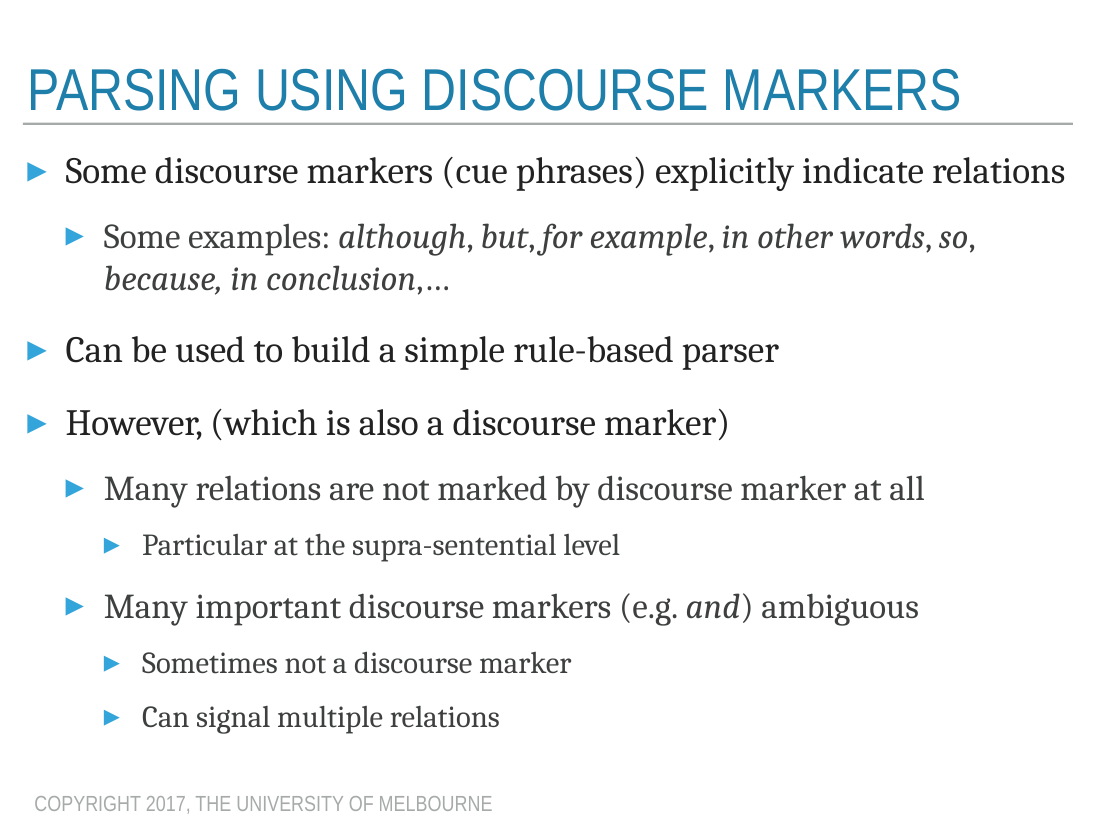
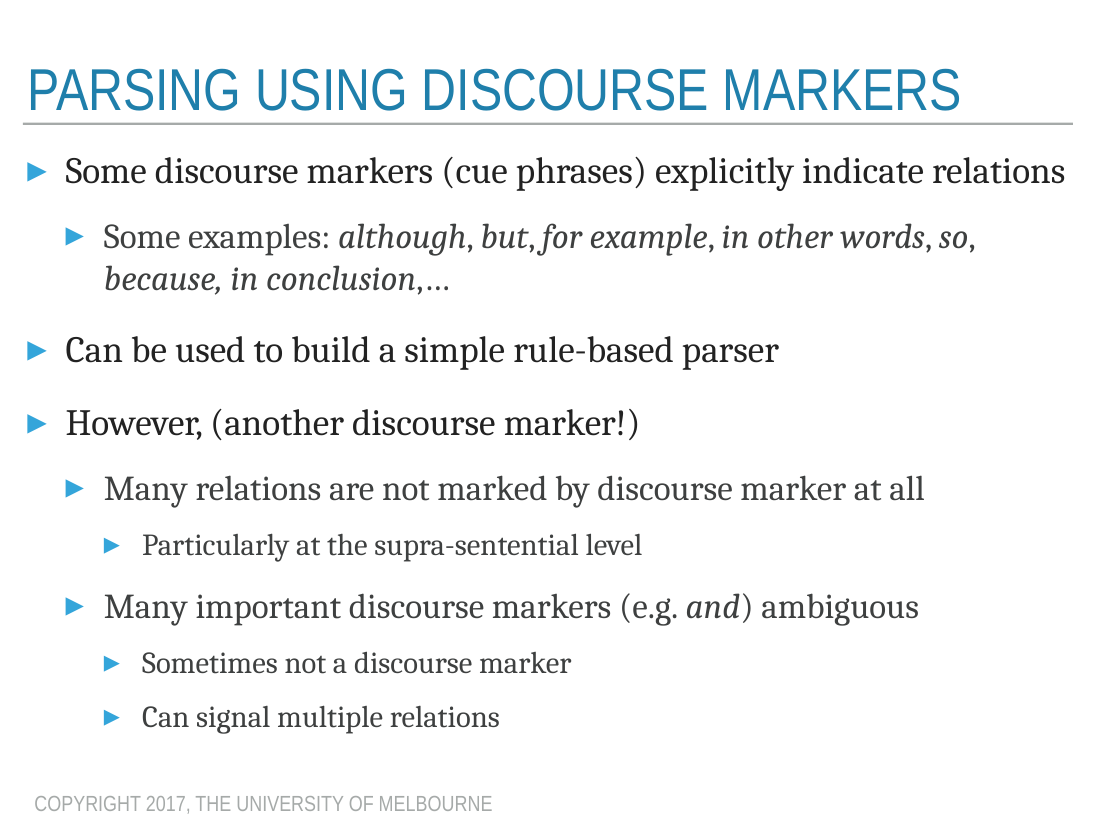
Before and after one commit to trevorcohn/comp90042, a slide deck: slide 10 of slides/WSTA_L13_discourse.pptx. Drawn at 1120x840 pixels with LibreOffice and Linux fonts; fonts in the diff are those of the drawing. Boxes give left, top, right and bottom in pixels: in the first picture for what was removed or moved away, otherwise in the second. Text is boxed around its words. In the diff, an @@ line names an element or a change of style, - is before the commit and + after.

Commit message:
Added discourse

```diff
--- a/slides/WSTA_L13_discourse.pptx
+++ b/slides/WSTA_L13_discourse.pptx
@@ text at box(66, 409, 641, 440): text changed @@
-▸ However, (which is also a discourse marker)
+▸ However, (another discourse marker!)
@@ text at box(142, 533, 643, 562): text changed @@
-    ▸ Particular at the supra-sentential level
+    ▸ Particularly at the supra-sentential level
```
Also in this commit, not shown: 11 other slides changed, 8 slides added, 2 other files.
